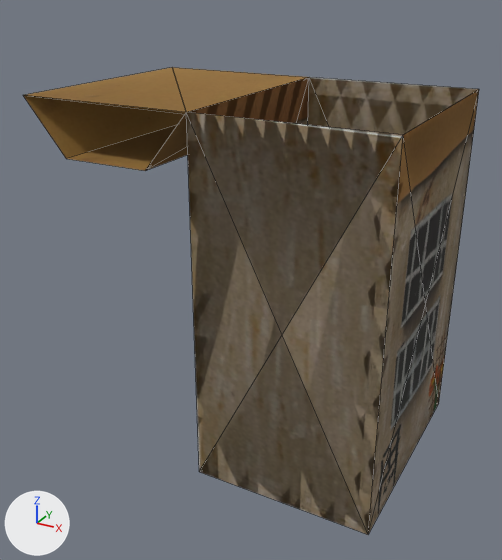
Before and after pictures for a commit that changed the glTF model assets/lt.gltf.
Rendered twice from a 50 mm camera at (9.6, -24.7, 11.7) aimed at (-3.6, -0.7, -0.3). Every picture has the same lights, and +X, +Y and +Z are marked at lower left. Mesh edges are drawn as thin lines. Where no turn or scale is listed for an object, it has been applied to the vertices. Vertices at the same position are counted once.

The scene before the commit, as lines of its bpy script (objects in view):
```python
mat_material = principled_material('Material')
mat_material.texture = img_lt_tex
mat_material.roughness = 1.0
me_cube = bpy.data.meshes.new('Cube')
me_cube.from_pydata(...)  # 8 vertices, 10 faces; spans x -3.7..3.8, y -5.0..5.0, z -7.5..7.5
me_cube.materials.append(mat_material)  # picture img_lt_tex
me_cube_001 = bpy.data.meshes.new('Cube.001')
me_cube_001.from_pydata(...)  # 8 vertices, 8 faces; spans x 0.0..2.0, y -1.0..1.0, z 0.0..0.3
me_cube_001.materials.append(mat_material)  # picture img_lt_tex
me_cube_002 = bpy.data.meshes.new('Cube.002')
me_cube_002.from_pydata(...)  # 8 vertices, 10 faces; spans x -3.7..3.8, y -5.0..5.0, z -7.5..7.5
me_cube_002.materials.append(mat_material)  # picture img_lt_tex
me_cube_003 = bpy.data.meshes.new('Cube.003')
me_cube_003.from_pydata(...)  # 8 vertices, 8 faces; spans x -2.0..0.0, y -1.0..1.0, z 0.0..0.3
me_cube_003.materials.append(mat_material)  # picture img_lt_tex
ob_cube = bpy.data.objects.new('Cube', me_cube)
ob_cube.location = (0.0, 0.0, 0.0)
ob_cube_001 = bpy.data.objects.new('Cube.001', me_cube_001)
ob_cube_001.location = (-3.75, 0.0, 7.5)
ob_cube_001.rotation_euler = (0.0, 3.142, 0.0)  # degrees (0, 180, 0)
ob_cube_001.scale = (3.75, 5.0, 7.5)
ob_cube_002 = bpy.data.objects.new('Cube.002', me_cube_002)
ob_cube_002.location = (0.0, 0.0, 0.0)
ob_cube_003 = bpy.data.objects.new('Cube.003', me_cube_003)
ob_cube_003.parent = ob_cube_001
ob_cube_003.location = (2.0, 0.0, 0.0)
```
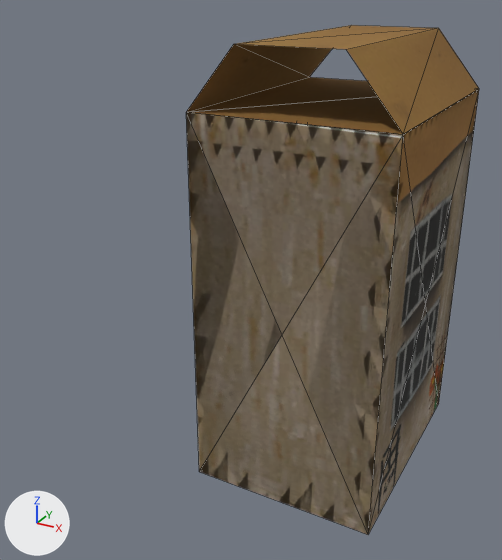
What changed in the scene script:
```text
Add img_lt_tex_2x:
    img_lt_tex_2x = load_image('lt_tex@2x', '_unpacked/lt_tex_2x', 2048, 2048, 'sRGB')
Change mat_material:
    mat_material.texture: img_lt_tex -> img_lt_tex_2x
Change me_cube:
    where me_cube.from_pydata(...)  # 8 vertices, 10 faces; spans x -3.7..3.8, y -5.0..5.0, z -7.5..7.5
    used by ob_cube; location = (0.0, 0.0, 0.0)
    me_cube part 1: texture (UV) coordinates of 2 of 10 faces, centred in x -1.3..1.2, y -5.0, z -2.5..2.5, changed; they spanned u 0.4..0.4, v 0.42..0.42 and now span u 0.4..0.4, v 0.43..0.43
Change ob_cube_001:
    ob_cube_001.rotation_euler: (0.0, 3.142, 0.0) -> (0.0, -0.00255, 0.0)  # degrees (0, 180, 0) -> degrees (0, -0.1, 0)
```

Changed parts and their boxes [x1, y1, x2, y2] in the pictures (502 x 560 px):
'Cube.002', surface changed: [186, 77, 479, 533] in both
'Cube.001', surface changed, turned (not visible before): after [187, 25, 479, 134]
'Cube.003', surface changed, turned: before [23, 67, 308, 171]; after [188, 44, 323, 111]
part 1 of me_cube, surface changed: [186, 112, 403, 534] in both
